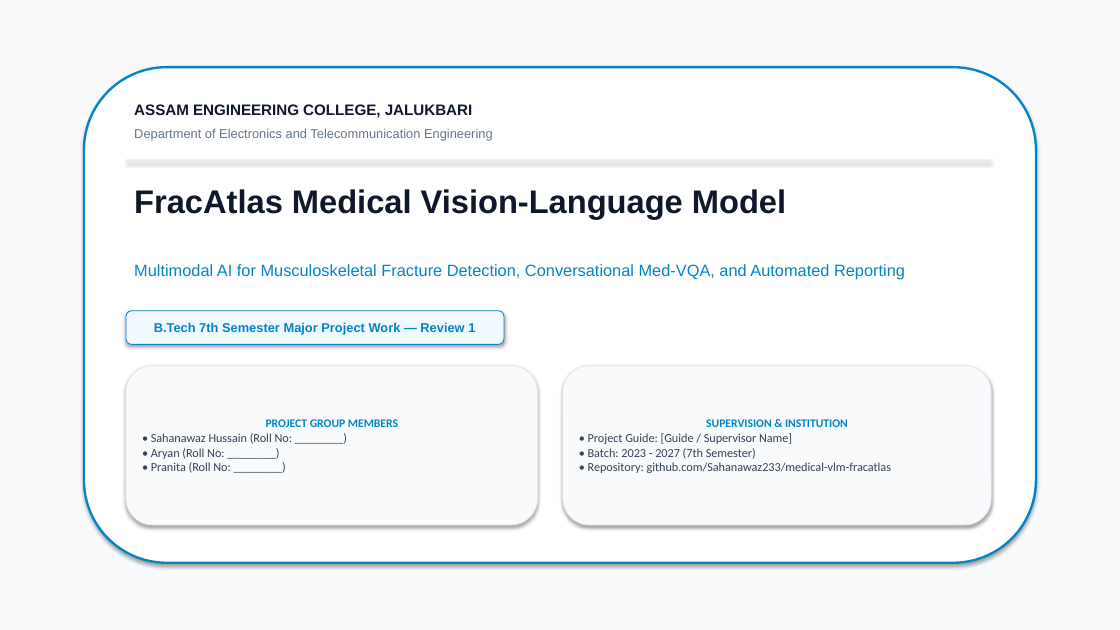
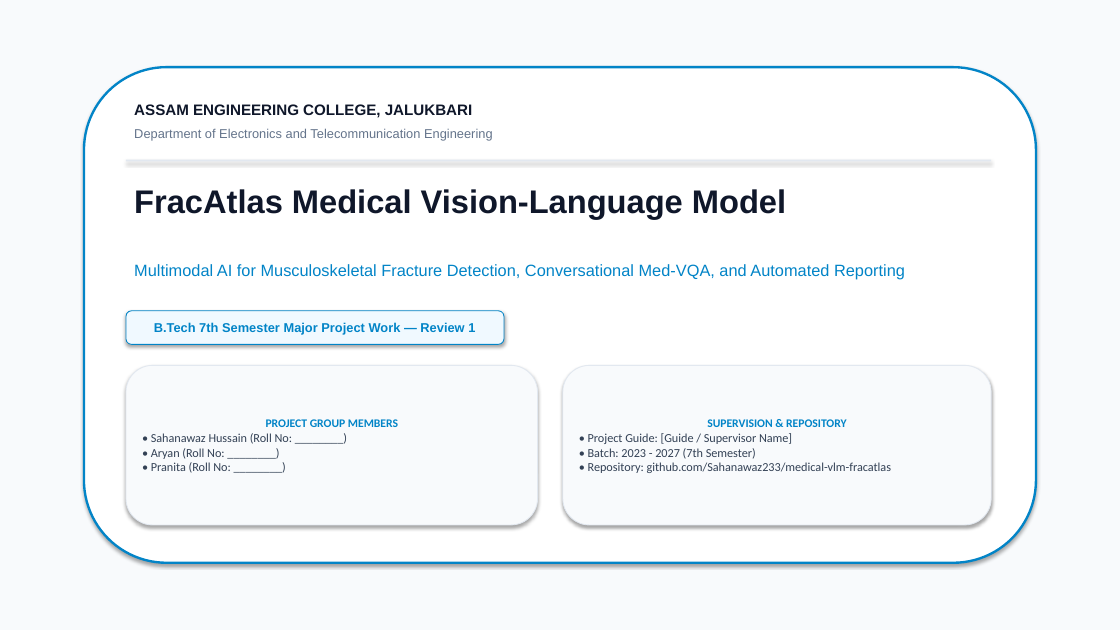
Before and after one commit to Sahanawaz233/medical-vlm-fracatlas, a slide deck: slide 1 of Review_1_Presentation.pptx. Drawn at 1120x630 pixels with LibreOffice and Linux fonts; fonts in the diff are those of the drawing. Boxes give left, top, right and bottom in pixels: in the first picture for what was removed or moved away, otherwise in the second. Text is boxed around its words. In the diff, an @@ line names an element or a change of style, - is before the commit and + after.

```diff
--- a/Review_1_Presentation.pptx
+++ b/Review_1_Presentation.pptx
@@ text in rounded rectangle at (707, 419, 847, 427): text changed @@
-SUPERVISION & INSTITUTION
+SUPERVISION & REPOSITORY
```
Also in this commit, not shown: 11 other slides changed, 1 slide added, 1 other file.
